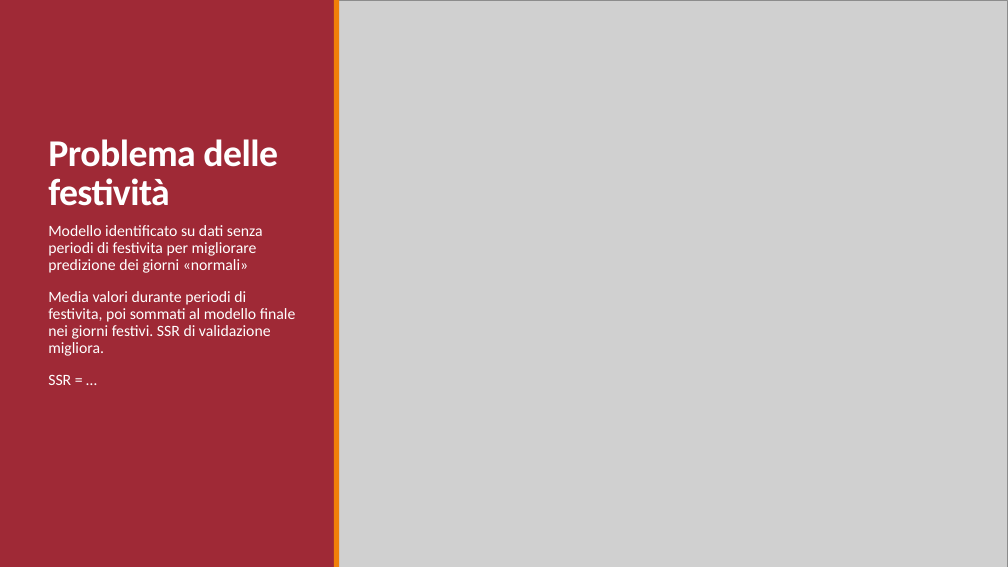
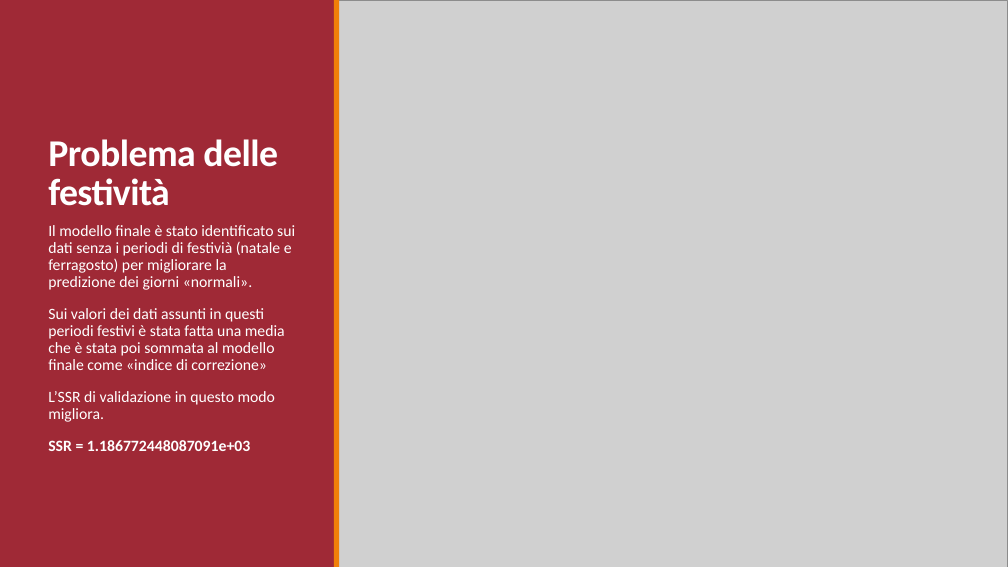
Before and after one commit to r1cky0/Italian-energy-consumption-prediction, a slide deck: slide 17 of presentazione_imad.pptx. Drawn at 1008x567 pixels with LibreOffice and Linux fonts; fonts in the diff are those of the drawing; grey boxes stand for pictures. Boxes give left, top, right and bottom in pixels: in the first picture for what was removed or moved away, otherwise in the second. Text is boxed around its words. In the diff, an @@ line names an element or a change of style, - is before the commit and + after.

```diff
--- a/presentazione_imad.pptx
+++ b/presentazione_imad.pptx
@@ text at [48,225,295,451]: text changed @@
-  Modello identificato su dati senza periodi di festivita per migliorare predizione dei giorni «normali»
-  Media valori durante periodi di festivita, poi sommati al modello finale nei giorni festivi. SSR di validazione migliora.
-  SSR = …
+  Il modello finale è stato identificato sui dati senza i periodi di festivià (natale e ferragosto) per migliorare la predizione dei giorni «normali».
+  Sui valori dei dati assunti in questi periodi festivi è stata fatta una media che è stata poi sommata al modello finale come «indice di correzione»
+  L’SSR di validazione in questo modo migliora.
+  SSR = 1.186772448087091e+03
```
Also in this commit, not shown: 5 other slides changed, 3 other files.
